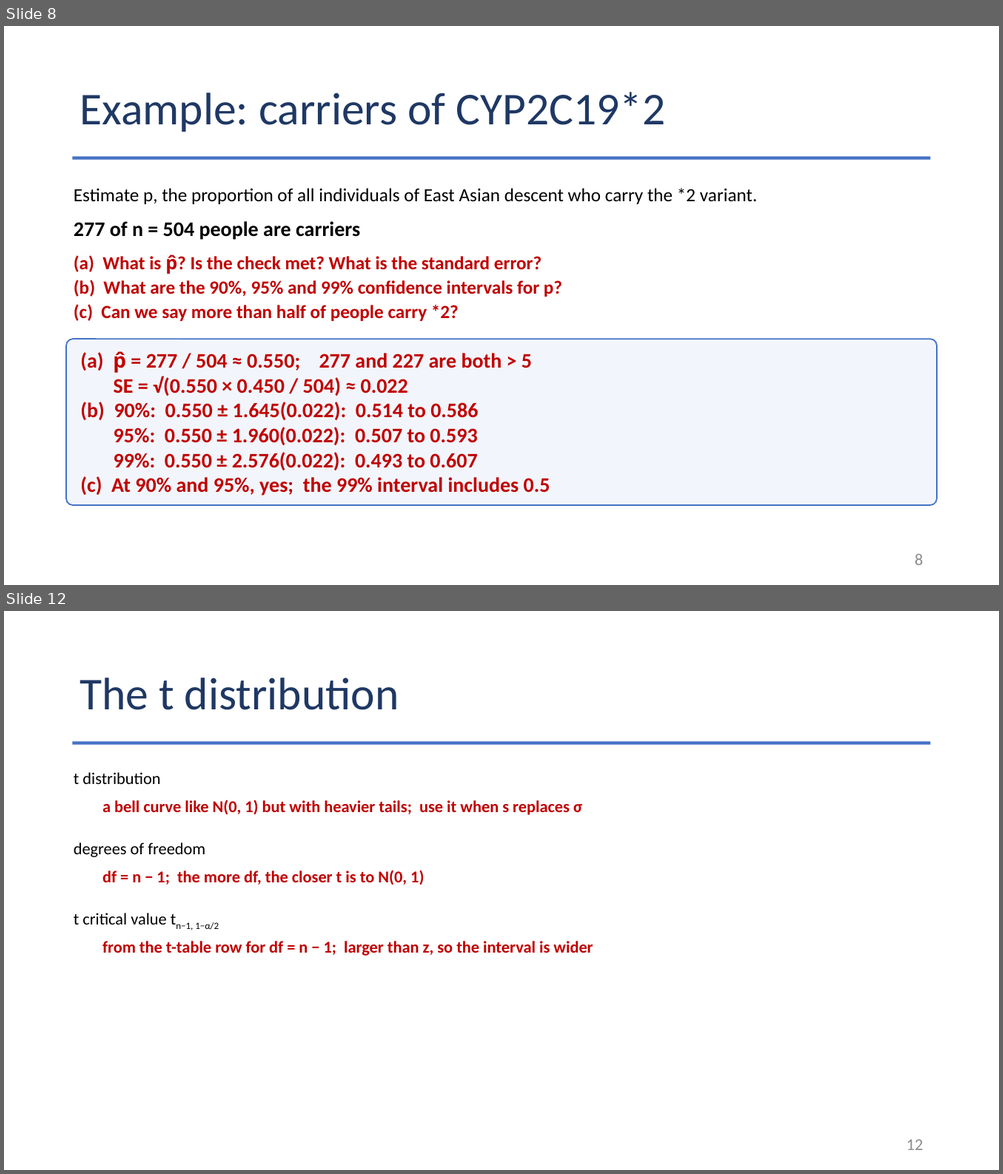
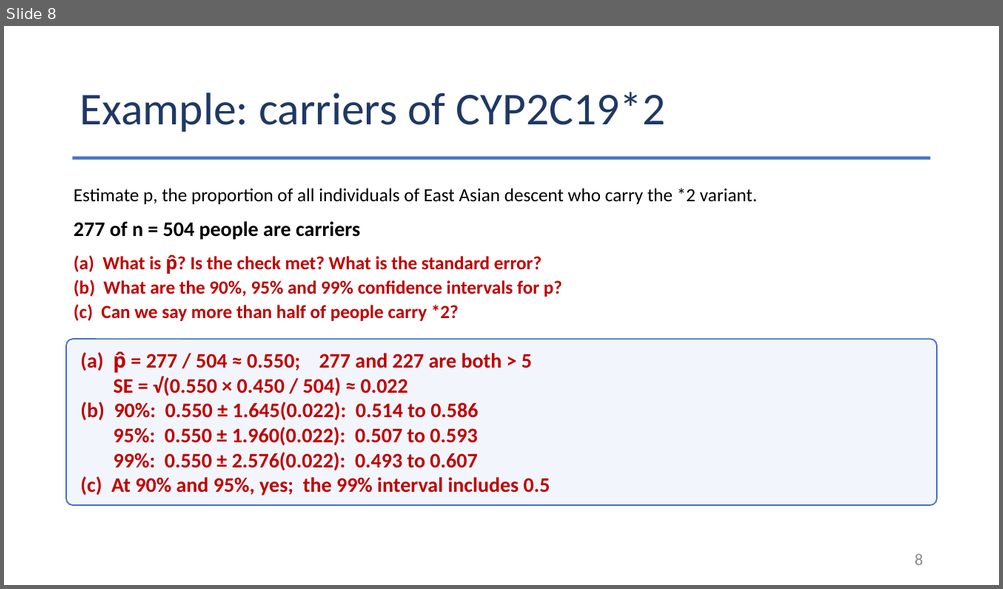
Before and after one commit to Jarred6068/UI_STAT251-03_Spring_2024, a slide deck: docs/lecture_slides/Week 9/2026/Week9_Lecture20_Slides_10_21_2026.pptx. Shown one above the other, each under a label of ours: slides 8 and 12 before the commit, slide 8 after it; the slides between them are not shown. The pictures are 1003x1174 and 1003x589 pixels, drawn with LibreOffice and Linux fonts; fonts in the diff are those of the drawing. Boxes give left, top, right and bottom in pixels: in the first picture for what was removed or moved away, otherwise in the second. Text is boxed around its words. In the diff, an @@ line names an element or a change of style, - is before the commit and + after.

```diff
--- a/docs/lecture_slides/Week 9/2026/Week9_Lecture20_Slides_10_21_2026.pptx
+++ b/docs/lecture_slides/Week 9/2026/Week9_Lecture20_Slides_10_21_2026.pptx
@@ slide 12 removed at [4, 611, 999, 1170], background #FFFFFF @@
@@ title removed at [79, 678, 399, 710] @@
-The t distribution
@@ rectangle removed at [73, 741, 930, 744] @@
@@ text removed at [74, 772, 160, 784] @@
-t distribution
@@ text removed at [102, 800, 582, 815] @@
-a bell curve like N(0, 1) but with heavier tails; use it when s replaces σ
@@ text removed at [74, 843, 205, 857] @@
-degrees of freedom
@@ text removed at [102, 870, 424, 886] @@
-df = n − 1; the more df, the closer t is to N(0, 1)
@@ text removed at [74, 913, 219, 931] @@
-t critical value tn−1, 1−α/2
@@ text removed at [102, 941, 592, 956] @@
-from the t-table row for df = n − 1; larger than z, so the interval is wider
@@ page number removed at [906, 1139, 923, 1150] @@
-12
```
Also in this commit, not shown: 1 slide changed, 11 other slides removed, 38 other files.
